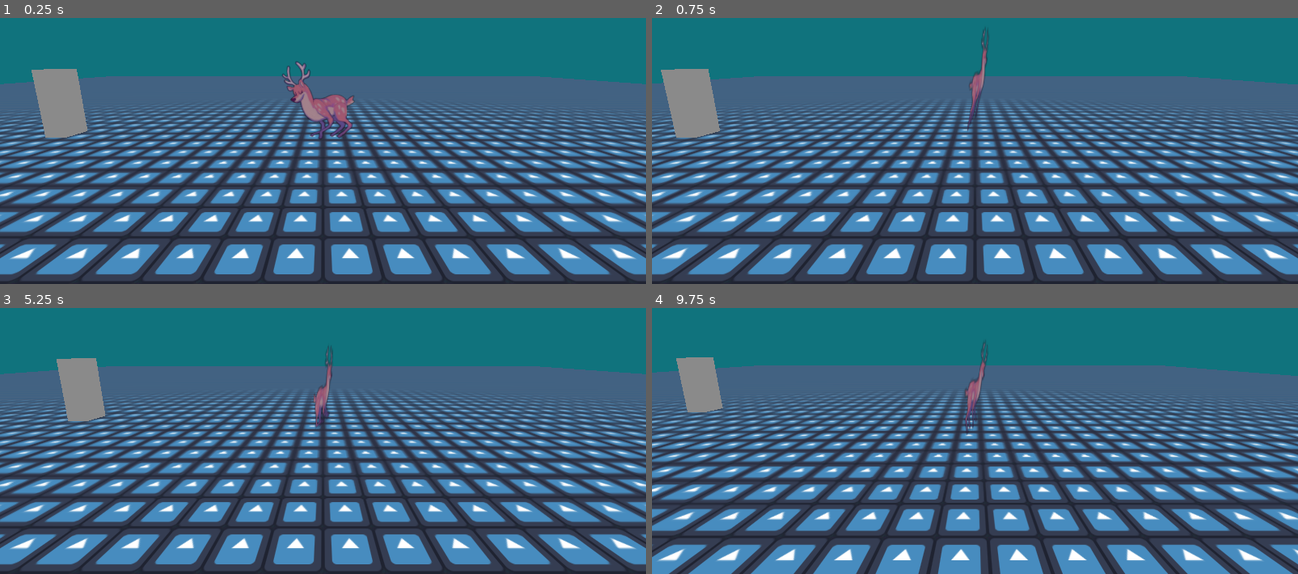
Above: before the commit, frames 1-4 (two rows, left to right).
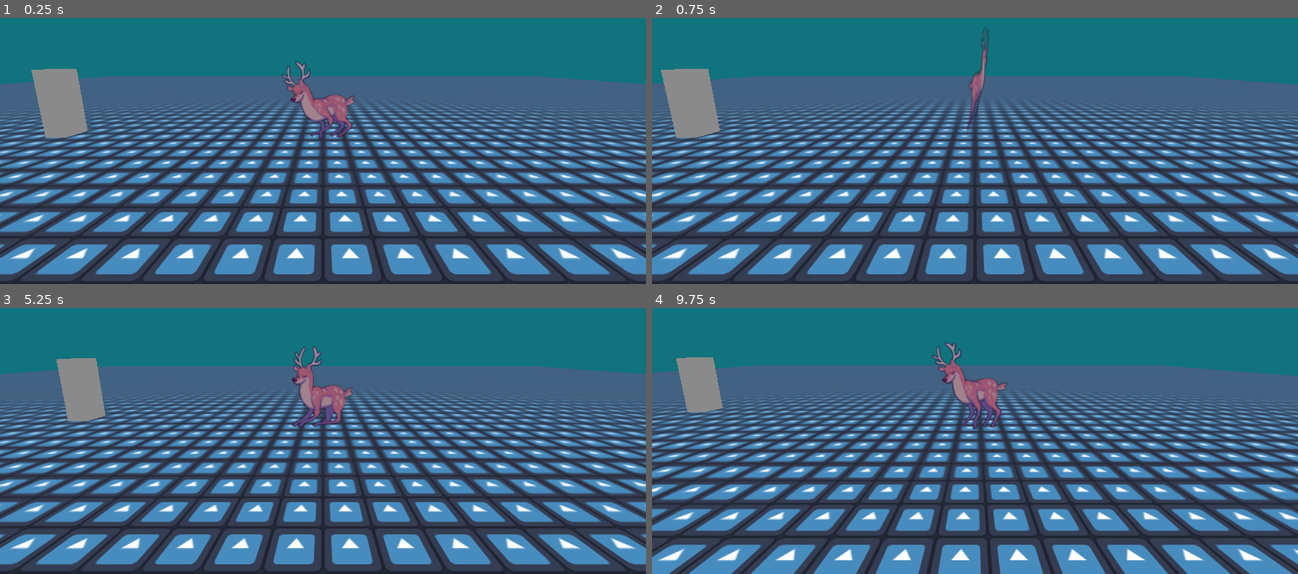
Above: after the commit, the same moments.

Repository: Natsirtt/ggj24
Game: Godot game, scene res://game.tscn
The game is run twice, just before and just after one commit, with the same random seed, the same clock (stepped at 60 frames per second) and the same inputs. The engine's default icon, where the game draws it, is replaced by a stand-in: a white triangle on a blue panel in a dark square.
Inputs:
- Up to frame 1 (0.25 s): no input
- Up to frame 2 (0.75 s): tap Enter at 0.5 s; hold D (right) from 0.53 s (still down)
- Up to frame 3 (5.25 s): release D (right) at 1.28 s; hold S (down) 1.28-2.03 s; hold D (right) 2.03-2.78 s; hold W (up) 2.78-3.53 s; hold A (left) 3.53-5.03 s; hold S (down) from 5.03 s (still down)
- Up to frame 4 (9.75 s): release S (down) at 5.78 s; hold D (right) 5.78-6.53 s; hold W (up) 6.53-7.28 s; hold D (right) 7.28-8.03 s; hold S (down) 8.03-8.78 s; hold A (left) 8.78-9.53 s; hold W (up) from 9.53 s (still down)

The runs differ from the first frame. In frame 3, 1.3% of the frame differs, in the area x 45-55%, y 14-46%; in frame 4, 1.3%, in the area x 43-55%, y 12-48%.

Commit message:
Fixed flipp on going upwards, now keeps old rot

Diff:
--- a/Animation.tscn
+++ b/Animation.tscn
@@ -173,7 +173,7 @@
 script = ExtResource("1_dqgho")
 
 [node name="Body" type="AnimatedSprite3D" parent="."]
-transform = Transform3D(0.474289, 0.00115878, 0, -0.00115878, 0.474289, 0, 0, 0, 0.474291, 0, 0, 0)
+transform = Transform3D(0.47429, 0.00094858, 1.97263e-12, -0.00094858, 0.47429, -1.97658e-12, -1.97658e-12, 1.97263e-12, 0.474291, 0, 0, 0)
 sprite_frames = SubResource("SpriteFrames_cbic1")
 animation = &"new_animation"
 
@@ -181,7 +181,7 @@
 transform = Transform3D(1, 4.09814e-11, 2.52474e-19, -1.11756e-10, 1, 1.85177e-19, -1.89354e-19, 1.86377e-19, 1, 0, 0, 0)
 sprite_frames = SubResource("SpriteFrames_al0jc")
 autoplay = "Idle"
-frame_progress = 0.429179
+frame_progress = 0.301507
 
 [node name="SpriteDirection" type="AnimationPlayer" parent="Body/DeerBody"]
 libraries = {
--- a/AnimationHandler.gd
+++ b/AnimationHandler.gd
@@ -16,7 +16,7 @@
 				isLeft = true
 
 
-		else:
+		elif velocity.x > 0.1:
 			if !isLeft:
 				pass
 			else :
